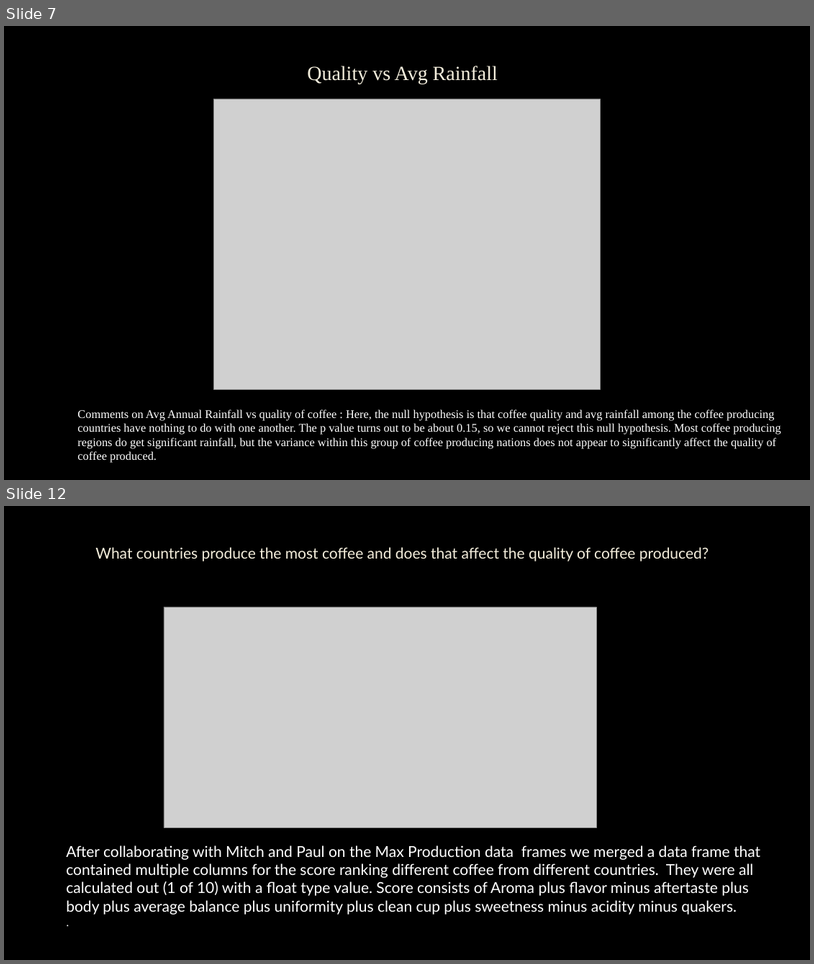
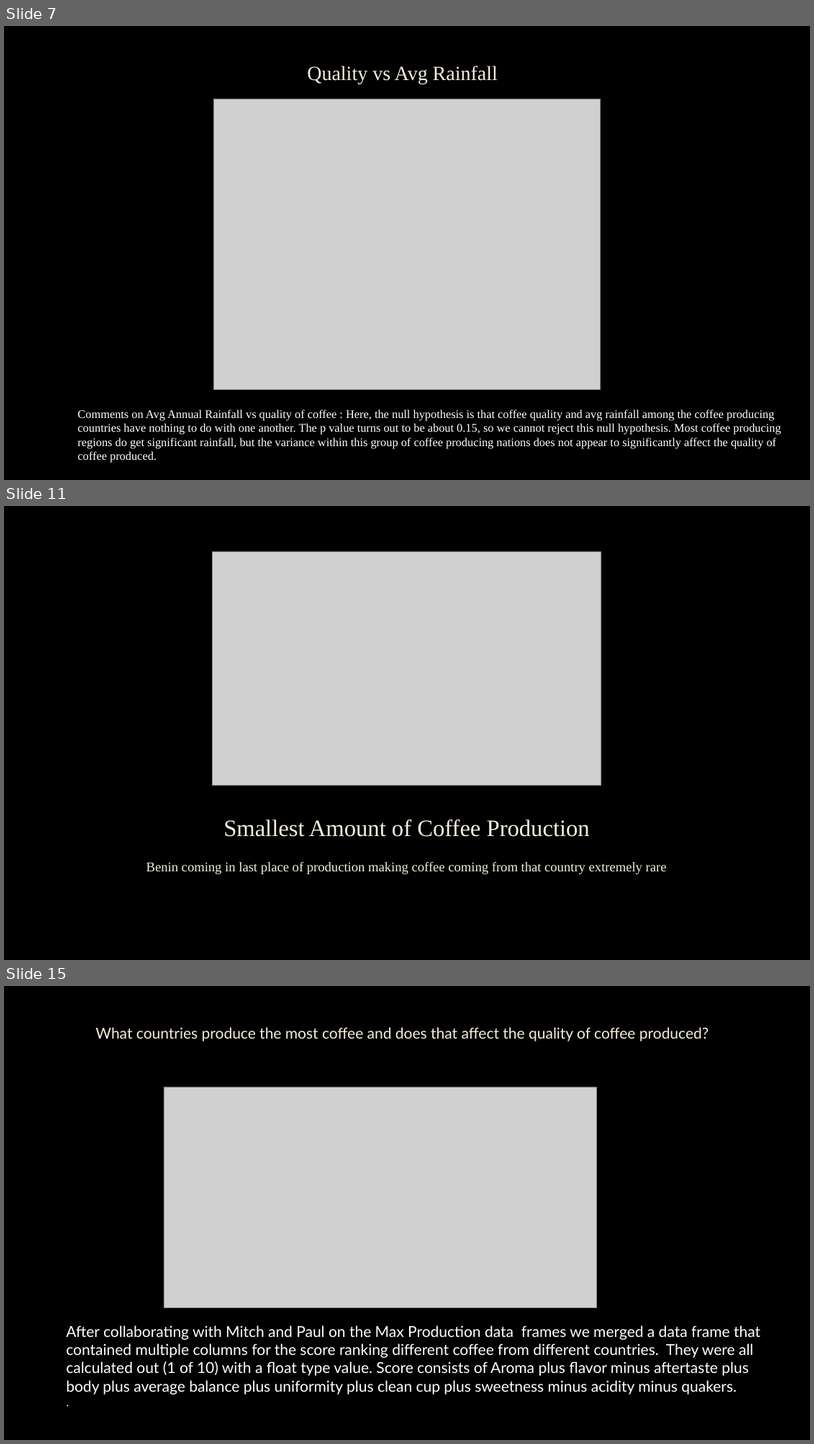
Before and after one commit to colinroberts-data-analytics-portfolio/project1, a slide deck: A Study of Coffee Production.pptx. Shown one above the other, each under a label of ours: slides 7 and 12 before the commit, slides 7, 11 and 15 after it; the slides between them are not shown. The pictures are 814x964 and 814x1444 pixels, drawn with LibreOffice and Linux fonts; fonts in the diff are those of the drawing; grey boxes stand for pictures; background and template pictures are left out. Boxes give left, top, right and bottom in pixels: in the first picture for what was removed or moved away, otherwise in the second. Text is boxed around its words. In the diff, an @@ line names an element or a change of style, - is before the commit and + after.

Commit message:
Updated Coffee Production Graphs

```diff
--- a/A Study of Coffee Production.pptx
+++ b/A Study of Coffee Production.pptx
@@ slide 11 added at (x1=4, y1=506, x2=810, y2=960), background picture (left out) @@
@@ picture added at (x1=213, y1=552, x2=602, y2=785) @@
@@ title added at (x1=224, y1=819, x2=590, y2=836), 28 pt, text #F4EEDC @@
+Smallest Amount of Coffee Production
@@ text added at (x1=147, y1=862, x2=667, y2=874), 16 pt, text #F4EEDC @@
+Benin coming in last place of production making coffee coming from that country extremely rare
@@ what was slide 12 is now slide 15 @@
```
Also in this commit, not shown: 6 other slides added, 4 slides removed.
